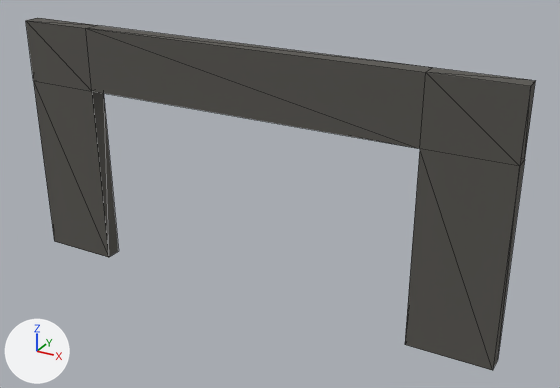
Before and after pictures for a commit that changed the glTF model assets/poly_survival_workshop/Models/Walls_Floors_Roofs/Walls/SM_Garage_Door.gltf.
The view is the same before and after, from a 50 mm camera at (7.26, -7.01, 4.85) aimed at (3.39, 0.03, 1.33). Every picture has the same lights, and +X, +Y and +Z are marked at lower left. The picture after the commit comes second. Mesh edges are drawn as thin lines.

The first picture shows 'SM_Garage_Door'.
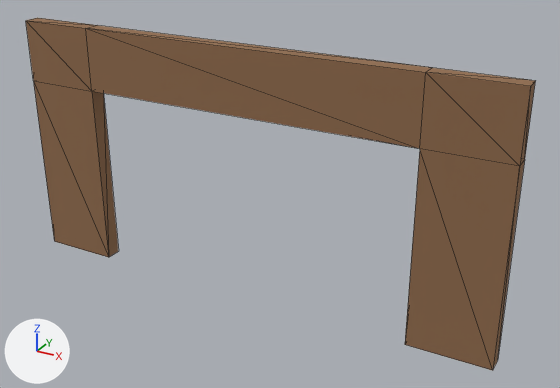
The change, as a list of edits to the scene's bpy script:
```text
Change mat_main:
    add n3 = _N.new('ShaderNodeMapping'); n3.name = 'Mapping'
    add n3.inputs[1].default_value = (0.123, 0.0, 0.0)  # 'Location'
    add n4 = _N.new('ShaderNodeUVMap'); n4.name = 'UV Map'
    add n4.uv_map = 'UVMap'
    where n2 = _N.new('ShaderNodeTexImage'); n2.name = 'Image Texture'
    add _L.new(n3.outputs[0], n2.inputs[0])  # 'Vector' to 'Vector'
    add _L.new(n4.outputs[0], n3.inputs[0])  # 'UV' to 'Vector'
```

Pixel boxes (x1, y1, x2, y2) of what changed, in the pictures (560 x 388 px):
'SM_Garage_Door', surface changed (grey to brown)
    both: (26, 18, 535, 371)
